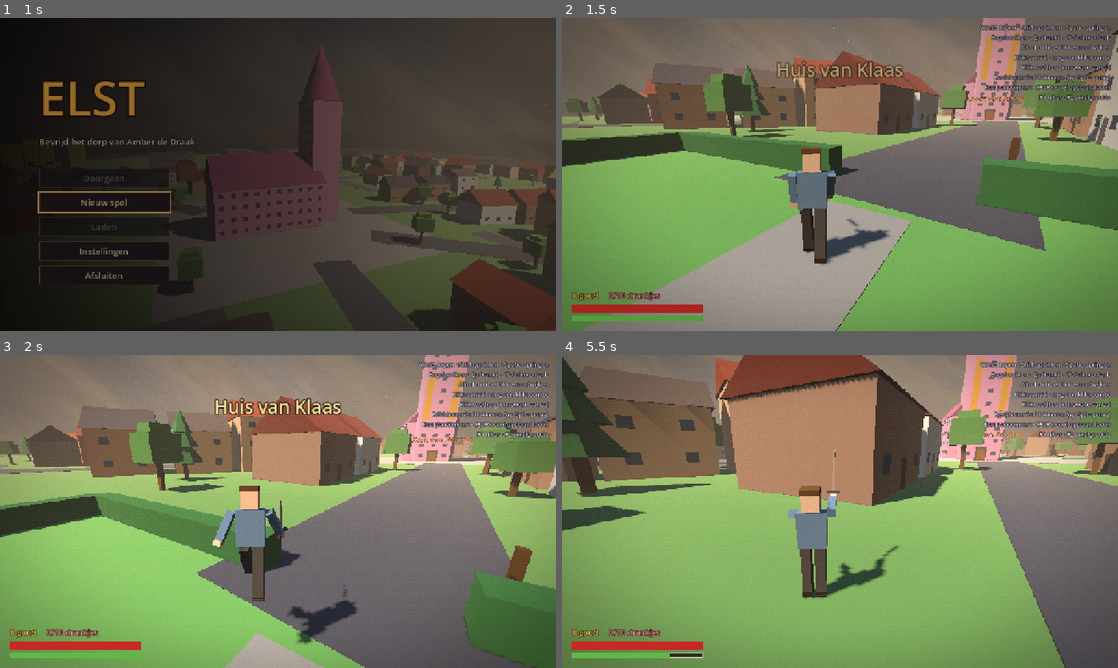
Above: before the commit, frames 1-4 (two rows, left to right).
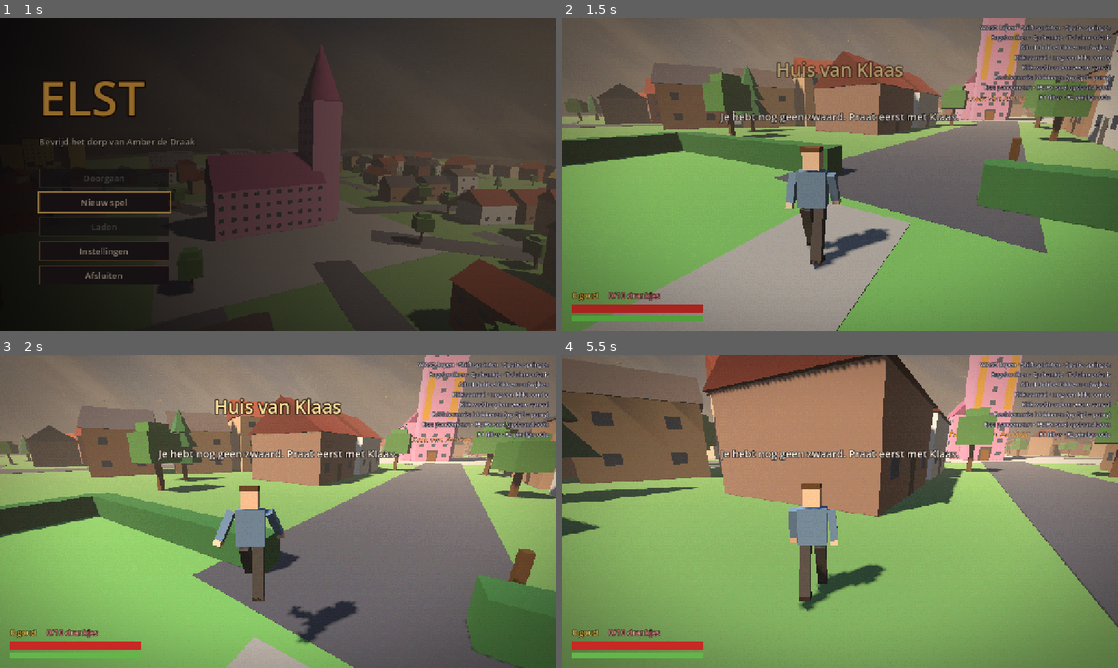
Above: after the commit, the same moments.

Repository: J0C0M/ElstTheGame
Game: Godot game, scene res://scenes/main/Main.tscn
Two runs of this game, one before a commit and one after it. Both use one fixed random seed, a clock stepped at 60 frames per second and the inputs below.
Inputs (mouse positions are in pixels of both pictures, inside the frame that each line leads up to):
- Up to frame 1 (1 s): move the mouse to (400, 158) at 0.52 s; press the mouse at (400, 158) at 0.53 s; hold D (move_right) from 0.53 s (still down); tap Space (jump) at 0.77 s; right-click (400, 158) at 0.8 s
- Up to frame 2 (1.5 s): tap Space (jump) at 1.07 s; move the mouse to (812, 174) at 1.27 s; release D (move_right) at 1.28 s; release the mouse at (812, 174) at 1.28 s; hold W (move_forward) from 1.28 s (still down); right-click (812, 174) at 1.35 s
- Up to frame 3 (2 s): keep holding W (move_forward); tap Space (jump) at 1.52, 1.82 s; tap Alt (dodge) at 1.55 s
- Up to frame 4 (5.5 s): keep holding W (move_forward); move the mouse to (851, 505) at 2.02 s; hold Alt (dodge) 2.03-2.78 s; tap Shift (sprint) at 2.3, 2.85 s; move the mouse to (834, 517) at 2.77 s; tap Space (jump) at 3.02, 3.32, 3.77, 3.8, 4.07, 4.35, 4.52, 4.82 s; tap Q (use_potion) at 3.05 s; move the mouse to (878, 514) at 3.52 s; hold Q (use_potion) 3.53-4.28 s; move the mouse to (795, 508) at 4.27 s; click (795, 508) at 4.55 s; move the mouse to (845, 511) at 5.02 s; press the mouse at (845, 511) at 5.03 s; right-click (845, 511) at 5.3 s

Frame 1 is identical in both runs. In frame 2, 3.3% of the frame differs, in the area x 0-100%, y 1-100%; in frame 3, 3.3%; in frame 4, 22%, in the area x 0-100%, y 0-100%.

Commit message:
Start without a sword and report player actions for quests

Diff:
--- a/autoload/game_state.gd
+++ b/autoload/game_state.gd
@@ -7,8 +7,9 @@
 const MAX_POTIONS: int = 10
 ## The highest Inwijding level.
 const MAX_INWIJDING: int = 6
-## Gear a new game starts with, worn from the start.
-const START_GEAR: Array[StringName] = [&"rusty_sword", &"plain_clothes"]
+## Gear a new game starts with: just clothes. Klaas hands over the first
+## sword in the tutorial.
+const START_GEAR: Array[StringName] = [&"plain_clothes"]
 ## Selling gear back to Klaas gives this share of its price.
 const SELL_RATE: float = 0.4
 
@@ -49,7 +50,7 @@
 	play_time = 0.0
 	inventory.clear()
 	owned_gear = START_GEAR.duplicate()
-	equipped = {&"sword": &"rusty_sword", &"armor": &"plain_clothes"}
+	equipped = {&"armor": &"plain_clothes"}
 	_flags.clear()
 	_save_blockers.clear()
 	_emit_all()
--- a/scenes/player/Player.tscn
+++ b/scenes/player/Player.tscn
@@ -2,7 +2,6 @@
 
 [ext_resource type="Script" path="res://scenes/player/player.gd" id="1_player"]
 [ext_resource type="Resource" path="res://data/player/player_stats.tres" id="2_stats"]
-[ext_resource type="Resource" path="res://data/items/rusty_sword.tres" id="3_sword"]
 [ext_resource type="Resource" path="res://data/items/plain_clothes.tres" id="4_armor"]
 [ext_resource type="PackedScene" path="res://scenes/player/PlayerModel.tscn" id="5_model"]
 [ext_resource type="PackedScene" path="res://scenes/player/PlayerCamera.tscn" id="6_camera"]
@@ -34,7 +33,6 @@
 collision_mask = 69
 script = ExtResource("1_player")
 stats = ExtResource("2_stats")
-sword = ExtResource("3_sword")
 armor = ExtResource("4_armor")
 
 [node name="CollisionShape3D" type="CollisionShape3D" parent="."]
--- a/scenes/player/player.gd
+++ b/scenes/player/player.gd
@@ -15,9 +15,11 @@
 }
 
 @export var stats: PlayerStats
-## Gear worn when GameState has none (for example in the test arena).
-@export var sword: ItemData
+## Armour worn when GameState has none.
 @export var armor: ItemData
+
+## The sword in hand, or null: a new game starts without one.
+var sword: ItemData
 
 ## True while sprinting. Set by the move state, read by the model.
 var is_sprinting: bool = false
@@ -36,6 +38,7 @@
 var _interactables: Array[Interactable] = []
 ## Outside push for this physics frame, such as the tornado's wind.
 var _wind_velocity: Vector3 = Vector3.ZERO
+var _no_sword_message_wait: float = 0.0
 var _focused_interactable: Interactable
 
 @onready var model: HumanoidModel = $Model
@@ -66,6 +69,7 @@
 
 func _physics_process(delta: float) -> void:
 	clock += delta
+	_no_sword_message_wait = maxf(_no_sword_message_wait - delta, 0.0)
 	state_machine.physics_update(delta)
 	if not is_on_floor():
 		velocity.y -= _gravity * delta
@@ -108,11 +112,22 @@
 	rotation.y = atan2(-direction.x, -direction.z)
 
 
+func has_sword() -> bool:
+	return sword != null
+
+
+## True when the player can fight; otherwise says why, now and then.
+func check_sword() -> bool:
+	if has_sword():
+		return true
+	if _no_sword_message_wait <= 0.0:
+		_no_sword_message_wait = 2.0
+		EventBus.message_requested.emit("Je hebt nog geen zwaard. Praat eerst met Klaas.")
+	return false
+
+
 ## Starts drinking the potion that suits the missing health best.
 func try_drink() -> void:
-	if health.current_health >= health.max_health:
-		EventBus.message_requested.emit("Je bent al helemaal fit.")
-		return
 	var potion: ItemData = _choose_potion()
 	if potion == null:
 		EventBus.message_requested.emit("Je hebt geen drankjes.")
@@ -139,6 +154,7 @@
 	if backwards:
 		direction = -get_forward()
 	state_machine.transition_to(&"Dodge", {"direction": direction.normalized(), "backwards": backwards})
+	EventBus.player_action.emit(&"dodge")
 	return true
 
 
@@ -244,11 +260,14 @@
 			hit.hitbox.parried.emit()
 			model.play_action(&"parry", 0.3)
 			EventBus.player_parried.emit()
+			EventBus.player_action.emit(&"block")
+			EventBus.player_action.emit(&"parry")
 			return
 		if stamina.try_spend(stats.block_stamina_cost):
 			guarded = true
 			damage *= 1.0 - stats.block_damage_reduction
 			model.play_action(&"block_impact", 0.25)
+			EventBus.player_action.emit(&"block")
 		else:
 			guard_broken = true
 	damage *= 1.0 - armor.damage_reduction
@@ -282,18 +301,19 @@
 
 ## Takes the worn gear from GameState and shows it on the model.
 func _apply_gear() -> void:
-	var worn_sword: ItemData = GameState.get_equipped(&"sword")
-	if worn_sword != null:
-		sword = worn_sword
+	sword = GameState.get_equipped(&"sword")
 	var worn_armor: ItemData = GameState.get_equipped(&"armor")
 	if worn_armor != null:
 		armor = worn_armor
-	var blade: MeshInstance3D = model.get_node("Body/Hips/Torso/ArmR/Hand/Sword/Blade")
-	var blade_mesh: BoxMesh = BoxMesh.new()
-	blade_mesh.size = Vector3(0.035, 0.08, sword.blade_length)
-	blade.mesh = blade_mesh
-	blade.position.z = -0.125 - sword.blade_length * 0.5
-	blade.material_override = _gear_material(sword.model_color, true)
+	var sword_node: Node3D = model.get_node("Body/Hips/Torso/ArmR/Hand/Sword")
+	sword_node.visible = sword != null
+	if sword != null:
+		var blade: MeshInstance3D = sword_node.get_node("Blade")
+		var blade_mesh: BoxMesh = BoxMesh.new()
+		blade_mesh.size = Vector3(0.035, 0.08, sword.blade_length)
+		blade.mesh = blade_mesh
+		blade.position.z = -0.125 - sword.blade_length * 0.5
+		blade.material_override = _gear_material(sword.model_color, true)
 	var armor_material: StandardMaterial3D = _gear_material(armor.model_color, armor.armor_tier >= 2)
 	var pieces: Dictionary[String, int] = {
 		"Body/Hips/Torso/ArmorChest": 1,
--- a/scenes/player/states/player_drink_state.gd
+++ b/scenes/player/states/player_drink_state.gd
@@ -23,5 +23,6 @@
 		if GameState.remove_item(_potion.id):
 			player.health.heal(_potion.heal_amount)
 			EventBus.loot_collected.emit("+%d HP" % _potion.heal_amount)
+			EventBus.player_action.emit(&"drink")
 	if _time >= stats.potion_drink_time:
 		state_machine.transition_to(&"Move")
--- a/scenes/player/states/player_move_state.gd
+++ b/scenes/player/states/player_move_state.gd
@@ -16,14 +16,17 @@
 func handle_input(event: InputEvent) -> void:
 	if event.is_action_pressed(&"jump") and player.is_on_floor():
 		player.velocity.y = player.stats.jump_velocity
+		EventBus.player_action.emit(&"jump")
 	elif event.is_action_pressed(&"interact"):
 		player.interact()
 	elif event.is_action_pressed(&"use_potion") and player.is_on_floor():
 		player.try_drink()
 	elif event.is_action_pressed(&"attack") and player.is_on_floor():
-		state_machine.transition_to(&"Attack")
+		if player.check_sword():
+			state_machine.transition_to(&"Attack")
 	elif event.is_action_pressed(&"block_aim") and player.is_on_floor():
-		state_machine.transition_to(&"Block", {"fresh_press": true})
+		if player.check_sword():
+			state_machine.transition_to(&"Block", {"fresh_press": true})
 	elif event.is_action_pressed(&"dodge"):
 		player.try_dodge(player.get_move_direction())
 	else:
@@ -33,7 +36,7 @@
 
 
 func physics_update(delta: float) -> void:
-	if Input.is_action_pressed(&"block_aim") and player.is_on_floor():
+	if Input.is_action_pressed(&"block_aim") and player.is_on_floor() and player.has_sword():
 		# Still holding block after an attack, roll or stagger.
 		state_machine.transition_to(&"Block")
 		return
@@ -41,8 +44,11 @@
 	var direction: Vector3 = player.get_move_direction()
 	if not Input.is_action_pressed(&"sprint"):
 		_sprint_locked = false
+	var was_sprinting: bool = player.is_sprinting
 	player.is_sprinting = (Input.is_action_pressed(&"sprint") and not _sprint_locked
 		and direction.length_squared() > 0.01 and not player.stamina.is_empty())
+	if player.is_sprinting and not was_sprinting:
+		EventBus.player_action.emit(&"sprint")
 	if player.is_sprinting:
 		player.stamina.drain(stats.sprint_stamina_per_second * delta)
 		if player.stamina.is_empty():
--- a/scenes/world/TestArena.tscn
+++ b/scenes/world/TestArena.tscn
@@ -4,6 +4,8 @@
 [ext_resource type="PackedScene" path="res://scenes/player/Player.tscn" id="2_player"]
 [ext_resource type="PackedScene" path="res://scenes/enemies/TrainingDummy.tscn" id="3_dummy"]
 [ext_resource type="Resource" path="res://data/enemies/sparring_dummy.tres" id="4_sparring"]
+[ext_resource type="Resource" path="res://data/items/rusty_sword.tres" id="5_sword"]
+[ext_resource type="Script" path="res://scripts/data/item_data.gd" id="6_item"]
 
 [sub_resource type="ProceduralSkyMaterial" id="Sky_material"]
 sky_top_color = Color(0.32, 0.52, 0.8, 1)
@@ -113,6 +115,7 @@
 [node name="TestArena" type="Node3D"]
 script = ExtResource("1_arena")
 location_name = "Testarena"
+test_gear = Array[ExtResource("6_item")]([ExtResource("5_sword")])
 
 [node name="WorldEnvironment" type="WorldEnvironment" parent="."]
 environment = SubResource("Environment_main")
--- a/scenes/world/game_world.gd
+++ b/scenes/world/game_world.gd
@@ -11,6 +11,11 @@
 @export var respawn_delay: float = 3.0
 ## Save automatically when the player walks in, as for dungeons.
 @export var autosave_on_enter: bool = false
+## Id for quest steps that wait until the player reaches this world.
+@export var location_id: StringName
+## Gear handed over when this world loads and the player lacks it. Meant for
+## test scenes such as the arena, where you want a sword straight away.
+@export var test_gear: Array[ItemData] = []
 
 ## Main turns this off, because it loads the last save after dying.
 var respawn_on_death: bool = true
@@ -18,6 +23,9 @@
 
 func _ready() -> void:
 	EventBus.player_died.connect(_on_player_died)
+	for item: ItemData in test_gear:
+		if not GameState.has_gear(item.id):
+			GameState.add_gear(item)
 
 
 func get_player() -> Player:
--- a/tests/test_enemies.gd
+++ b/tests/test_enemies.gd
@@ -29,6 +29,8 @@
 	_main.skip_main_menu = true
 	root.add_child(_main)
 	await _frames(40)
+	# A new game starts without a sword; Klaas hands it over in the tutorial.
+	root.get_node("GameState").add_gear(load("res://data/items/rusty_sword.tres"))
 	await _go_to("res://scenes/dungeons/Station.tscn", &"Entrance")
 	await _test_idle_and_patrol()
 	await _test_pack_notices_player()
@@ -107,6 +109,9 @@
 	var piles: Array[Node] = _pickups("gold_pickup.gd")
 	_check(piles.size() == enemy_count, "every enemy drops a pile of gold")
 	for pile: Node in piles:
+		# Picking up one pile can pull in the next before the loop gets there.
+		if not is_instance_valid(pile):
+			continue
 		_place((pile as Node3D).global_position, 0.0)
 		await _frames(3)
 	var gained: int = root.get_node("GameState").gold - gold_before
@@ -117,6 +122,9 @@
 	var chest: Variant = _main.get_world().get_node("Chest")
 	# Pick up any coins the enemies left, so only the chest's gold is counted.
 	for pile: Node in _pickups("gold_pickup.gd"):
+		# Picking up one pile can pull in the next before the loop gets there.
+		if not is_instance_valid(pile):
+			continue
 		_place((pile as Node3D).global_position, 0.0)
 		await _frames(5)
 	await _frames(10)
@@ -127,6 +135,9 @@
 	await _frames(60)
 	_check(chest.is_opened(), "the chest opens with E")
 	for pile: Node in _pickups("gold_pickup.gd"):
+		# Picking up one pile can pull in the next before the loop gets there.
+		if not is_instance_valid(pile):
+			continue
 		_place((pile as Node3D).global_position, 0.0)
 		await _frames(3)
 	var gained: int = root.get_node("GameState").gold - gold_before
